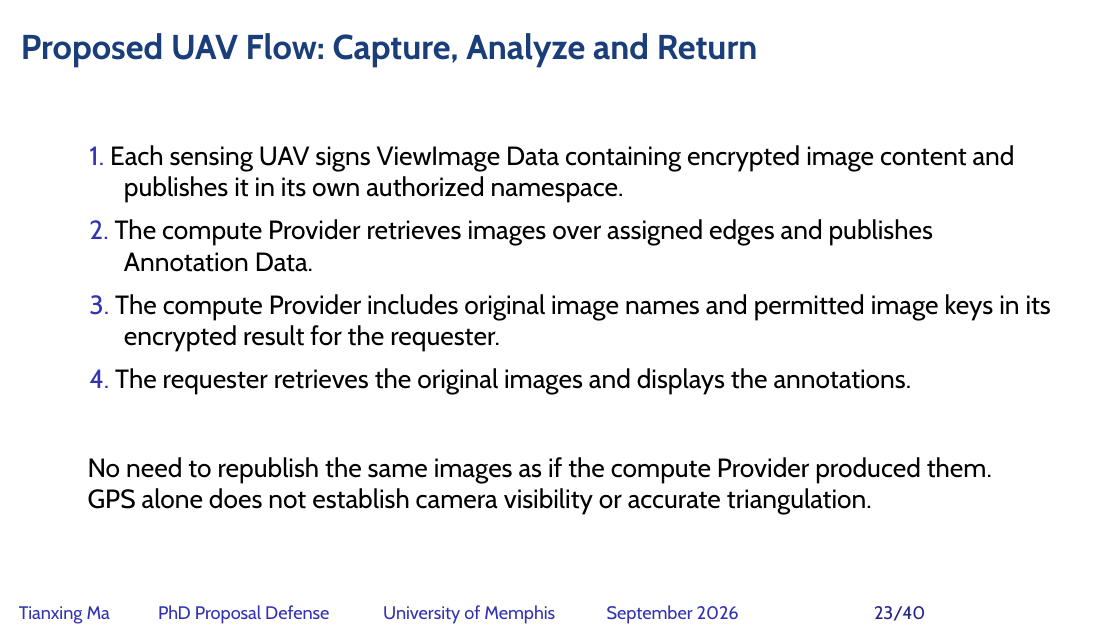
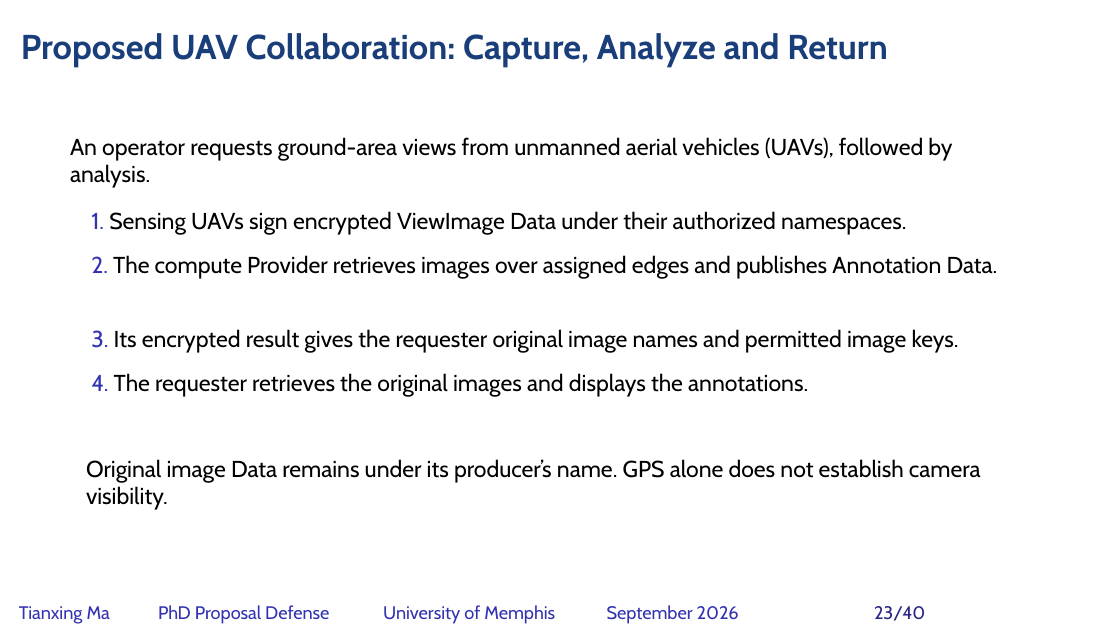
Before and after one commit to matianxing1992/NDN_Service_Framework, a slide deck: slide 23 of docs/PAPER/proposal-defense/slides/NDNSF_proposal_hybrid_editable.pptx. Drawn at 1120x630 pixels with LibreOffice and Linux fonts; fonts in the diff are those of the drawing; background and template pictures are left out. Boxes give left, top, right and bottom in pixels: in the first picture for what was removed or moved away, otherwise in the second. Text is boxed around its words. In the diff, an @@ line names an element or a change of style, - is before the commit and + after.

Commit message:
docs: separate invocation foundation from collaboration research

```diff
--- a/docs/PAPER/proposal-defense/slides/NDNSF_proposal_hybrid_editable.pptx
+++ b/docs/PAPER/proposal-defense/slides/NDNSF_proposal_hybrid_editable.pptx
@@ text at box(21, 33, 887, 67): text changed @@
-Proposed UAV Flow: Capture, Analyze and Return
+Proposed UAV Collaboration: Capture, Analyze and Return
@@ text added at box(70, 137, 952, 188), 23.7 pt, text #000000 @@
+An operator requests ground-area views from unmanned aerial vehicles (UAVs), followed by analysis.
@@ text at box(91, 211, 906, 235): text changed; size 27.1 to 23.7 pt @@
-1. Each sensing UAV signs ViewImage Data containing encrypted image content and publishes it in its own authorized namespace.
+1. Sensing UAVs sign encrypted ViewImage Data under their authorized namespaces.
@@ text "2. The compute Provider retrieves ..." at box(91, 255, 998, 279): size 27.1 to 23.7 pt; indent changed @@
@@ text "2. The compute Provider retrieves ...": place and size @@
-text "2. The compute Provider retrieves ..." at box(89, 219, 933, 272)
+text "2. The compute Provider retrieves ..." at box(91, 255, 998, 279)
@@ text at box(91, 329, 959, 353): text changed; size 27.1 to 23.7 pt @@
-3. The compute Provider includes original image names and permitted image keys in its encrypted result for the requester.
+3. Its encrypted result gives the requester original image names and permitted image keys.
@@ text "4. The requester retrieves the ..." at box(91, 373, 808, 397): size 27.1 to 23.7 pt; indent changed @@
@@ text at box(86, 459, 981, 510): text changed; size 27.1 to 23.7 pt @@
-No need to republish the same images as if the compute Provider produced them. GPS alone does not establish camera visibility or accurate triangulation.
+Original image Data remains under its producer’s name. GPS alone does not establish camera visibility.
```
Also in this commit, not shown: 7 other slides changed, 2 slides added, 2 slides removed, 26 other files.
